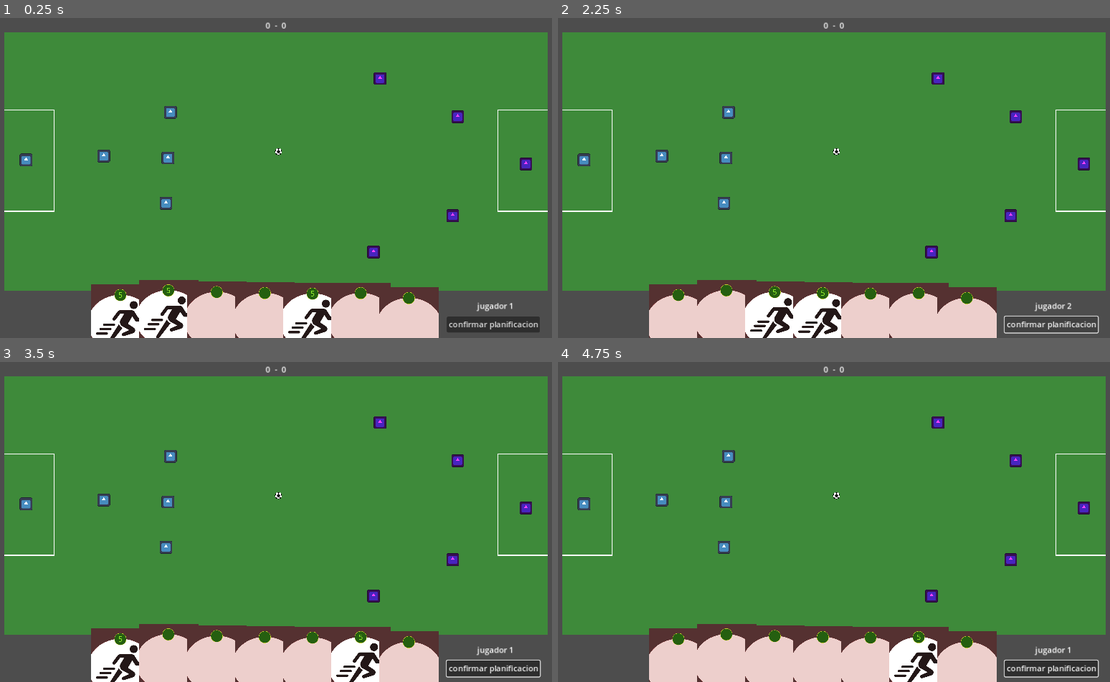
Above: before the commit, frames 1-4 (two rows, left to right).
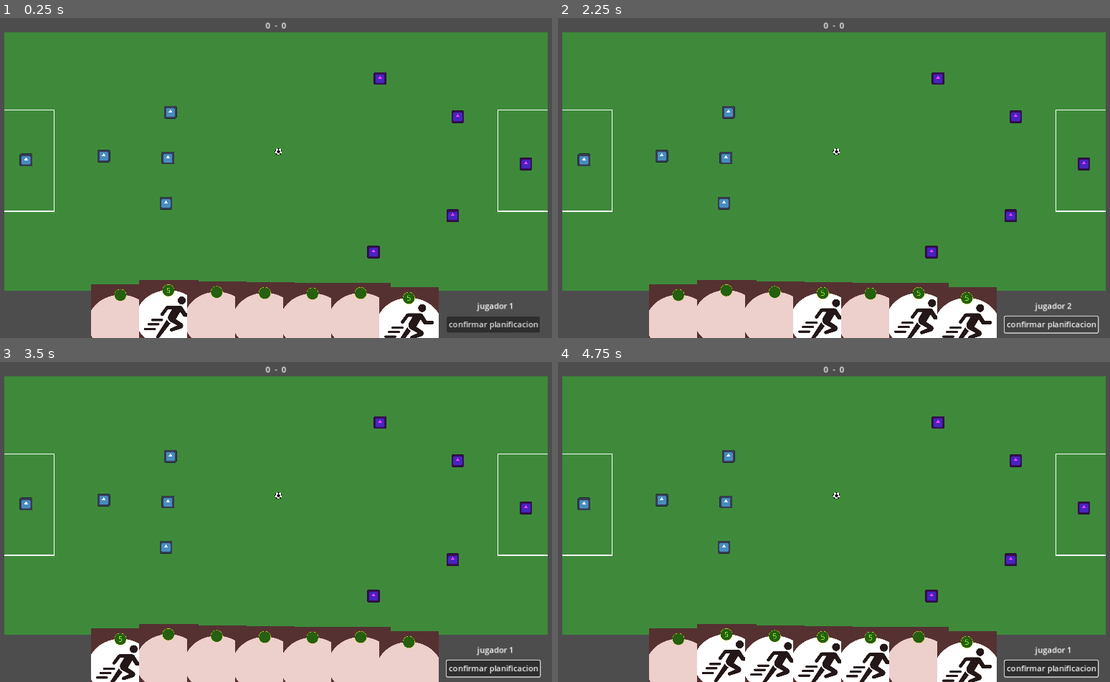
Above: after the commit, the same moments.

Repository: CardozoCasariegoLuciano/IDV_Boss_2024_S2
Game: Godot game, scene res://main/main.tscn
The game is run twice, just before and just after one commit, with the same random seed, the same clock (stepped at 60 frames per second) and the same inputs. The engine's default icon, where the game draws it, is replaced by a stand-in: a white triangle on a blue panel in a dark square.
Inputs (mouse positions are in pixels of both pictures, inside the frame that each line leads up to):
- Up to frame 1 (0.25 s): no input
- Up to frame 2 (2.25 s): click "confirmar planificacion" at 0.5 s; click "confirmar planificacion" at 1.25 s; click "confirmar planificacion" at 2 s
- Up to frame 3 (3.5 s): tap Enter at 2.75 s; move the mouse to (402, 506) at 2.77 s; click (402, 506) at 2.92 s
- Up to frame 4 (4.75 s): tap Space at 3.5 s; drag from (718, 538) to (563, 506) at 3.52 s; tap Enter at 4.25 s; move the mouse to (889, 451) at 4.27 s; click (889, 451) at 4.42 s

The runs differ from the first frame. In frame 1, 3.3% of the frame differs, in the area x 16-80%, y 85-100%; in frame 2, 3.4%; in frame 3, 1.1%; in frame 4, 6.7%, in the area x 25-80%, y 84-100%.

Commit message:
add more cards

Diff:
--- a/entities/carts/cart_template/card_template.gd
+++ b/entities/carts/cart_template/card_template.gd
@@ -1,16 +1,21 @@
 extends Node2D
 class_name Card_template
 
-#TODO mejoras en el diseño de la carta:
+#TODO_2 mejoras en el diseño de la carta:
 # que el nombre de la carta este mas arriba para poder verlo sin tener que hacerle hover
+
+#TODO
+#Estilizar la carta de "gigante" desde godot
+#Agregar la carta de Muro
+
 
 signal on_cart_used
 @onready var card_sprite: Sprite2D = $Sprite2D
 
 var require_click = true
 var use_in_rival = false
+var can_concatenate = false
 var power
-var max_distance
 
 var player: Player
 var click_point: Vector2
@@ -27,3 +32,6 @@
 
 func apply_action():
 	pass
+
+func clean_player():
+	pass
--- a/entities/carts/cart_template/card_template.tscn
+++ b/entities/carts/cart_template/card_template.tscn
@@ -6,6 +6,7 @@
 [ext_resource type="Script" path="res://entities/carts/cart_template/fullscreen_card_panel.gd" id="4_jgyl3"]
 
 [node name="Card_Template" type="Node2D"]
+z_index = 1
 script = ExtResource("1_d832n")
 
 [node name="Panel" type="Panel" parent="."]
@@ -30,10 +31,6 @@
 offset_bottom = 651.0
 script = ExtResource("4_jgyl3")
 
-[node name="Sprite2D" type="Sprite2D" parent="CanvasLayer"]
-position = Vector2(553, 315)
-scale = Vector2(0.8, 0.8)
-
 [connection signal="gui_input" from="Panel" to="Panel" method="_on_gui_input"]
 [connection signal="mouse_entered" from="Panel" to="Panel" method="_on_mouse_entered"]
 [connection signal="mouse_exited" from="Panel" to="Panel" method="_on_mouse_exited"]
--- a/entities/carts/cart_template/fullscreen_card_panel.gd
+++ b/entities/carts/cart_template/fullscreen_card_panel.gd
@@ -1,10 +1,12 @@
 extends Panel
 @onready var canvas_layer: CanvasLayer = $".."
-@onready var fullscreen_sprite: Sprite2D = $"../Sprite2D"
 @onready var parrent_sprite: Sprite2D = $"../../Sprite2D"
 
 func _ready() -> void:
-	fullscreen_sprite.texture = parrent_sprite.texture
+	var fullScreen:Sprite2D = parrent_sprite.duplicate()
+	fullScreen.scale = Vector2(0.8, 0.8)
+	fullScreen.global_position = Vector2(553,315)
+	canvas_layer.call_deferred("add_child", fullScreen)
 
 func _on_gui_input(event: InputEvent) -> void:
 	if event is InputEventMouseButton and event.pressed:
--- a/entities/carts/cart_template/panel.gd
+++ b/entities/carts/cart_template/panel.gd
@@ -6,12 +6,12 @@
 var is_hover = false
 
 func _get_drag_data(_at_position: Vector2) -> Variant:
-	if !card_sprite.visible:
-		return
+	if !card_sprite.visible: return
 
 	var preview_cart = Sprite2D.new()
 	preview_cart.texture = card_sprite.texture
 	preview_cart.scale = card_sprite.scale * 0.4
+	preview_cart.modulate.a = 0.7
 	preview_cart.z_index=1
 
 	var preview = Control.new()
@@ -37,6 +37,7 @@
 		hover(-1)
 
 func _on_gui_input(event: InputEvent) -> void:
+	if(!card_sprite.visible):return
 	if(event is InputEventMouseButton and event.button_index == 1 and !event.pressed):
 		card_fullscreen.visible = true
 		hover(-1)
--- a/entities/carts/movements/kick_card/kick_card.gd
+++ /dev/null
@@ -1,16 +0,0 @@
-extends Card_template
-
-func _ready() -> void:
-	power = 400
-	require_click = true
-
-func apply_action():
-	var ball = player.ball
-	if(ball):
-		var impuse = (click_point - player.global_position).normalized() * power
-		ball.apply_central_impulse(impuse)
-		ball.player_owner = null
-		player.ball = null
-		ball.set_physics_process(false)
-	else:
-		print("El jugador no tiene la pelota para patearla")
--- a/entities/carts/movements/kick_card/kick_card.tscn
+++ /dev/null
@@ -1,7 +0,0 @@
-[gd_scene load_steps=3 format=3 uid="uid://bwuerebsvu7ua"]
-
-[ext_resource type="PackedScene" uid="uid://c81uyxatkkoh5" path="res://entities/carts/cart_template/card_template.tscn" id="1_aaydw"]
-[ext_resource type="Script" path="res://entities/carts/movements/kick_card/kick_card.gd" id="2_72ju6"]
-
-[node name="Card_Template" instance=ExtResource("1_aaydw")]
-script = ExtResource("2_72ju6")
--- a/entities/carts/movements/move_card/move_card.gd
+++ b/entities/carts/movements/move_card/move_card.gd
@@ -4,7 +4,6 @@
 	power = 10000
 	require_click = true
 
-
 func apply_action():
 	var impuse = (click_point - player.global_position).normalized() * power
 	player.apply_central_impulse(impuse)
--- /dev/null
+++ b/entities/carts/powers/gigant/gigant_card.gd
@@ -0,0 +1,12 @@
+extends Card_template
+
+func _ready() -> void:
+	require_click = false
+	can_concatenate = true
+
+func apply_action():
+	player.mass = 300
+	player.modulate = Color(.3,.3,.3,1)
+
+func clean_player():
+	player.initial_properties()
--- /dev/null
+++ b/entities/carts/powers/gigant/gigant_card.tscn
@@ -0,0 +1,16 @@
+[gd_scene load_steps=3 format=3 uid="uid://dcthvb3ax6c65"]
+
+[ext_resource type="PackedScene" uid="uid://c81uyxatkkoh5" path="res://entities/carts/cart_template/card_template.tscn" id="1_tiu8e"]
+[ext_resource type="Script" path="res://entities/carts/powers/gigant/gigant_card.gd" id="2_djshs"]
+
+[node name="Card_Template" instance=ExtResource("1_tiu8e")]
+script = ExtResource("2_djshs")
+
+[node name="Label" type="Label" parent="Sprite2D" index="0"]
+offset_left = -56.6667
+offset_top = 70.0
+offset_right = 55.3333
+offset_bottom = 112.0
+theme_override_colors/font_color = Color(0, 0, 0, 1)
+theme_override_font_sizes/font_size = 30
+text = "Gigante"
--- /dev/null
+++ b/entities/carts/powers/wall/wall.tscn
@@ -0,0 +1,16 @@
+[gd_scene load_steps=2 format=3 uid="uid://b8xn6eeuvjgwr"]
+
+[sub_resource type="RectangleShape2D" id="RectangleShape2D_ji3mb"]
+size = Vector2(174.33, 301)
+
+[node name="Wall" type="StaticBody2D"]
+position = Vector2(-146, -78)
+scale = Vector2(0.544944, 1)
+
+[node name="CollisionShape2D" type="CollisionShape2D" parent="."]
+position = Vector2(261.495, 156.5)
+shape = SubResource("RectangleShape2D_ji3mb")
+
+[node name="Polygon2D" type="Polygon2D" parent="."]
+color = Color(0.0313726, 0.109804, 0.301961, 1)
+polygon = PackedVector2Array(174.33, 6, 348.66, 6, 348.66, 307, 174.33, 307)
--- /dev/null
+++ b/entities/carts/powers/wall/wall_card.gd
@@ -0,0 +1,14 @@
+extends Card_template
+
+@export var wall_scene: PackedScene
+
+func _ready() -> void:
+	require_click = true
+	can_concatenate = true
+
+func apply_action():
+	player.mass = 300
+	player.modulate = Color(.3,.3,.3,1)
+
+func clean_player():
+	player.initial_properties()
--- /dev/null
+++ b/entities/carts/powers/wall/wall_card.tscn
@@ -0,0 +1,19 @@
+[gd_scene load_steps=4 format=3 uid="uid://dha53vtws8hfb"]
+
+[ext_resource type="PackedScene" uid="uid://c81uyxatkkoh5" path="res://entities/carts/cart_template/card_template.tscn" id="1_bchkx"]
+[ext_resource type="Script" path="res://entities/carts/powers/wall/wall_card.gd" id="2_tu3k8"]
+[ext_resource type="PackedScene" uid="uid://b8xn6eeuvjgwr" path="res://entities/carts/powers/wall/wall.tscn" id="3_fkga8"]
+
+[node name="Card_Template" instance=ExtResource("1_bchkx")]
+script = ExtResource("2_tu3k8")
+wall_scene = ExtResource("3_fkga8")
+
+[node name="Label" type="Label" parent="Sprite2D" index="0"]
+offset_left = -20.0
+offset_top = 80.0
+offset_right = 22.0
+offset_bottom = 108.0
+theme_override_colors/font_color = Color(0, 0, 0, 1)
+theme_override_font_sizes/font_size = 20
+text = "Wall
+"
--- a/entities/pelota/pelota.gd
+++ b/entities/pelota/pelota.gd
@@ -1,29 +1,6 @@
 extends RigidBody2D
 class_name Ball
-
-var player_owner: Player
-@export var distance_ahead: float = 25 # Distancia por delante
 
 func _ready() -> void:
 	linear_damp = 1.0
 	angular_damp = 1.0
-	set_physics_process(false)
-
-
-func _physics_process(_delta: float) -> void:
-	if(player_owner):
-		#Muy WTF esto, si saco esta variable (que no se usa) se buguea la pelota
-		var _ball_global_position = global_position
-
-		var direction = (player_owner.global_transform.x).normalized()
-		var target_position = player_owner.global_position + direction * distance_ahead
-		global_position = target_position
-
-
-func change_owner(player: Player):
-	if(player_owner and player_owner != player):
-		player_owner.ball = null
-
-	player.ball = self
-	self.player_owner = player
-	set_physics_process(true)
--- a/entities/players/player.gd
+++ b/entities/players/player.gd
@@ -1,10 +1,11 @@
 extends RigidBody2D
 class_name Player
 
+@onready var clean_timer: Timer = $config/cleanTimer
+
 var enable_click := false
-var used_cart: Card_template
-var target
-var ball: Ball
+var used_cards: Array[Card_template]
+var click_position
 
 var userOwner
 
@@ -21,41 +22,46 @@
 func _physics_process(_delta):
 	set_friction()
 
-
 func execute_move(can_execute: bool):
-	if(can_execute and used_cart != null):
-		used_cart.apply_action()
-		used_cart = null
-
+	if(can_execute and !used_cards.is_empty()):
+		for card in used_cards:
+			card.apply_action()
+		clean_timer.start()
 
 func _on_panel_on_cart_used(data: Card_template) -> void:
-	enable_click = true
-	used_cart = data
+	if(!used_cards.is_empty() and used_cards[-1].can_concatenate):
+		used_cards.append(data)
+	else:
+		used_cards = [data]
+	enable_click = data.require_click
 
+	if(!data.require_click):
+		data.set_data(self, Vector2.ZERO)
+		data.use_card()
 
 func _input(event):
 	if(!enable_click): return
 	if event is InputEventMouseButton:
 		if event.button_index == MOUSE_BUTTON_LEFT and event.pressed:
-			target = get_global_mouse_position()
+			click_position = get_global_mouse_position()
 
-			var angle = (target - global_position).angle()
+			var angle = (click_position - global_position).angle()
 			set_deferred("rotation", angle)
 
-			used_cart.set_data(self, event.position)
-			used_cart.use_card()
+			var last_card = used_cards[-1]
+			last_card.set_data(self, event.position)
+			last_card.use_card()
 			enable_click = false
-
 
 func set_friction():
 	angular_damp = 100.0
 
-	if target != null:
-		if global_position.distance_to(target) < 10:
+	if click_position != null:
+		if global_position.distance_to(click_position) < 10:
 			#Si ya llegaron al objetivo se paran
 			linear_damp = 100.0
 
-			target = null
+			click_position = null
 		else:
 			 #Si aun no llego se pueden seguir moviendo
 			linear_damp = 0
@@ -63,16 +69,21 @@
 		#Si ya no hay target vuelve con los valores iniciales
 		linear_damp = 3.0
 
-
 func initial_properties():
 	contact_monitor = true
 	max_contacts_reported = 5
 	gravity_scale = 0
+	scale = Vector2(1,1)
 	mass = 20
+	if userOwner == 1:
+		modulate = Color(1,1,1,1)
+	else:
+		modulate = "ff41ff"
 
+func _on_body_entered(_body: Node) -> void:
+	click_position = null
 
-func _on_body_entered(body: Node) -> void:
-	target = null
-
-	if(body is Ball):
-		body.change_owner(self)
+func _on_clean_player() -> void:
+	for card in used_cards:
+		card.clean_player()
+	used_cards = []
--- a/entities/players/player.tscn
+++ b/entities/players/player.tscn
@@ -13,6 +13,7 @@
 metadata/_edit_group_ = true
 
 [node name="Sprite2D" type="Sprite2D" parent="."]
+z_index = 1
 scale = Vector2(0.2, 0.2)
 texture = ExtResource("1_33umy")
 
@@ -29,5 +30,12 @@
 scale = Vector2(0.2, 0.2)
 shape = SubResource("RectangleShape2D_uad6i")
 
+[node name="config" type="Node" parent="."]
+
+[node name="cleanTimer" type="Timer" parent="config"]
+wait_time = 2.5
+one_shot = true
+
 [connection signal="body_entered" from="." to="." method="_on_body_entered"]
 [connection signal="on_cart_used" from="Panel" to="." method="_on_panel_on_cart_used"]
+[connection signal="timeout" from="config/cleanTimer" to="." method="_on_clean_player"]
--- a/globals/CARD_BANK.gd
+++ b/globals/CARD_BANK.gd
@@ -2,5 +2,6 @@
 
 var card_scenes_bank = [
 	preload("res://entities/carts/movements/move_card/move_card.tscn"),
-	preload("res://entities/carts/movements/kick_card/kick_card.tscn")
+	preload("res://entities/carts/powers/gigant/gigant_card.tscn"),
+	preload("res://entities/carts/powers/wall/wall_card.tscn"),
 ]
--- a/main/main.gd
+++ b/main/main.gd
@@ -29,12 +29,10 @@
 		jugadores.add_child.call_deferred(newPlayer)
 		newPlayer.initialize(positions, player)
 
-
 func generate_carts():
 	for i in range(CANT_CARTS):
 		create_cart(i)
 	Global.can_execute.emit(false)
-
 
 func create_cart(index: int):
 		var newCart: Card_template = random_card_scene()
@@ -53,18 +51,15 @@
 	var random_index = randi() % CardBank.card_scenes_bank.size()
 	return CardBank.card_scenes_bank[random_index].instantiate()
 
-
 func _on_end_turn() -> void:
 	Global.next_player_turn()
 	label_current_player.text = str(Global.current_player_turn)
 	next_player_turn()
 
-
 func next_player_turn():
 	for card in cartas.get_children():
 		cartas.remove_child(card)
 	generate_carts()
-
 
 func _on_arco_2_goal(body: Node2D) -> void:
 	if body is Ball:
